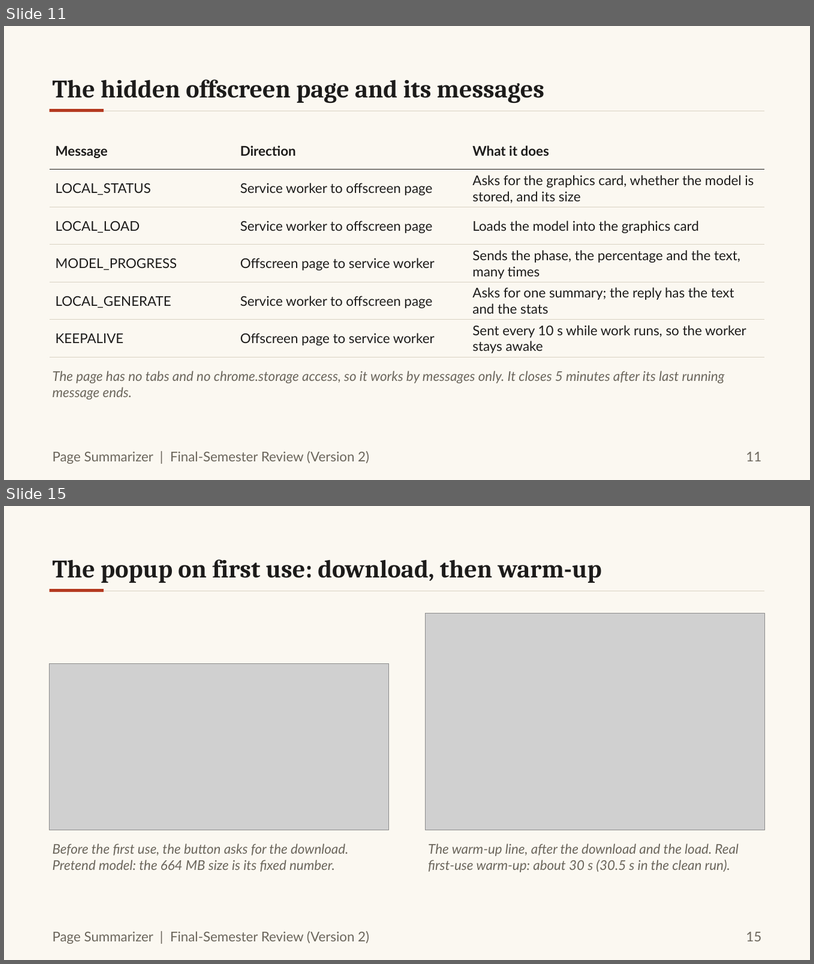
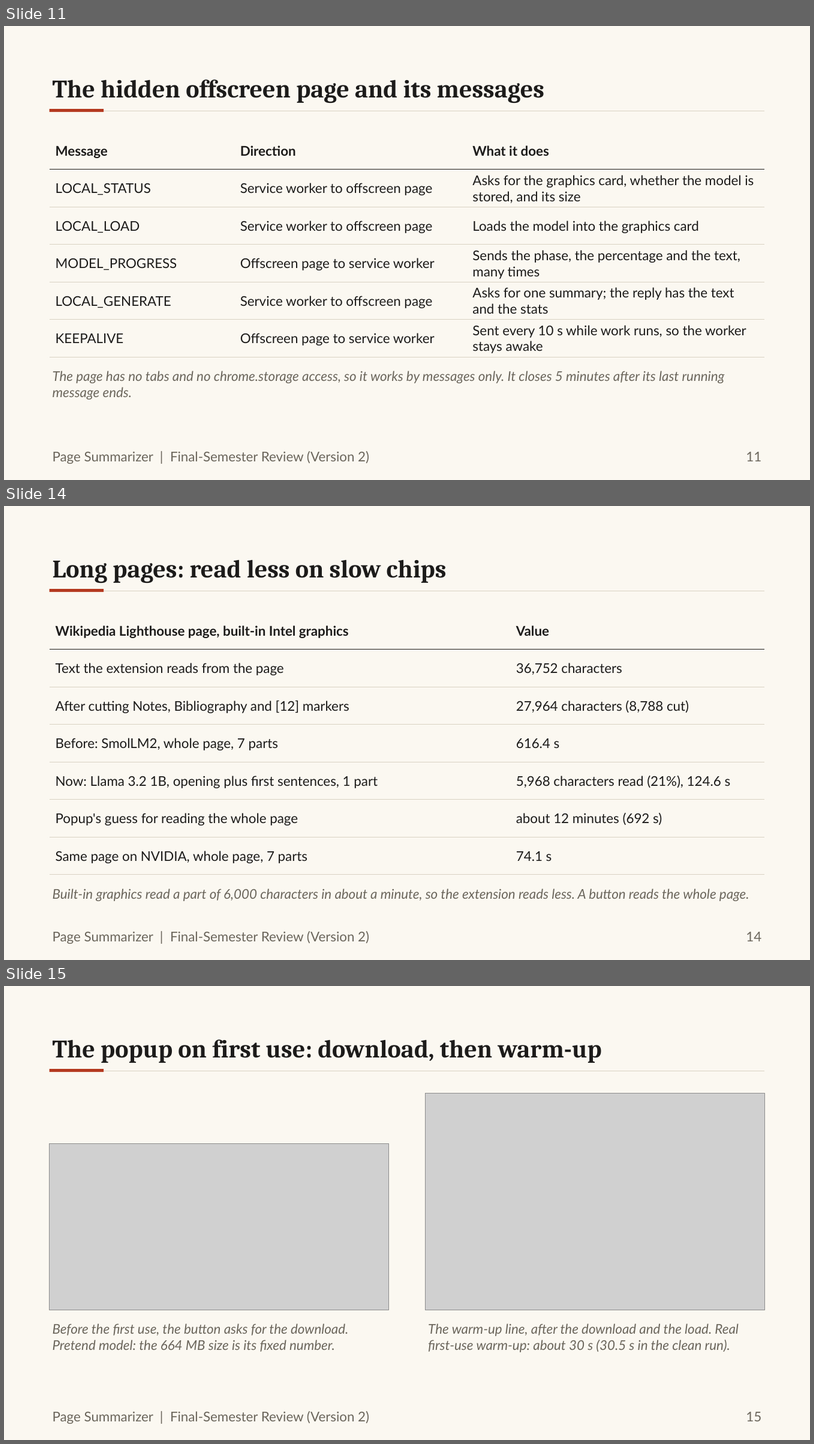
Before and after one commit to Vickey-vijay/DISSCO_web-page-summarizer, a slide deck: finalsem/docs/ppt/FinalSem_Deck.pptx. Shown one above the other, each under a label of ours: slides 11 and 15 before the commit, slides 11, 14 and 15 after it; the slides between them are not shown. The pictures are 814x964 and 814x1444 pixels, drawn with LibreOffice and Linux fonts; fonts in the diff are those of the drawing; grey boxes stand for pictures. Boxes give left, top, right and bottom in pixels: in the first picture for what was removed or moved away, otherwise in the second. Text is boxed around its words. In the diff, an @@ line names an element or a change of style, - is before the commit and + after.

```diff
--- a/finalsem/docs/ppt/FinalSem_Deck.pptx
+++ b/finalsem/docs/ppt/FinalSem_Deck.pptx
@@ slide 14 added at [4, 506, 810, 960], background #FBF8F1 @@
@@ text added at [53, 560, 447, 583], 30 pt, text #1C1B1A, bold @@
+Long pages: read less on slow chips
@@ line added from (50, 591) to (765, 591), #D9D2C3 0.75 pt @@
@@ rectangle added at [50, 589, 104, 592], fill #B4391F @@
@@ table added at [50, 612, 765, 874], 7 rows, 2 columns @@
+Wikipedia Lighthouse page, built-in Intel graphics | Value
+Text the extension reads from the page | 36,752 characters
+After cutting Notes, Bibliography and [12] markers | 27,964 characters (8,788 cut)
+Before: SmolLM2, whole page, 7 parts | 616.4 s
+Now: Llama 3.2 1B, opening plus first sentences, 1 part | 5,968 characters read (21%), 124.6 s
+Popup's guess for reading the whole page | about 12 minutes (692 s)
+Same page on NVIDIA, whole page, 7 parts | 74.1 s
@@ text added at [53, 888, 750, 901], 16 pt, text #6B665C, italic @@
+Built-in graphics read a part of 6,000 characters in about a minute, so the extension reads less. A button reads the whole page.
@@ text added at [53, 931, 369, 943], 16 pt, text #6B665C @@
+Page Summarizer | Final-Semester Review (Version 2)
@@ text added at [746, 931, 762, 941], 16 pt, text #6B665C @@
+14
```
Also in this commit, not shown: 9 slides changed, 1 slide removed, 43 other files.
